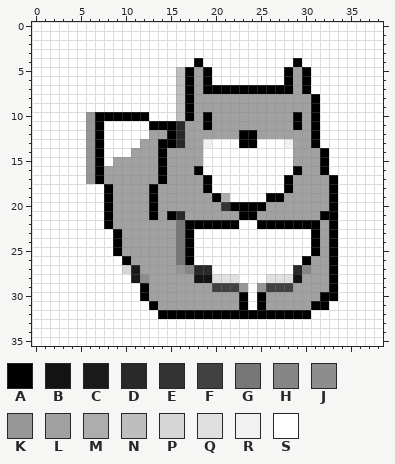
Two versions of one pixel-art sprite, ike_images/small_squirrel_v2.png. The first picture shows the starting point.
The file is 39x36 pixels. Colours within 5 levels of each other are drawn and written as one.
Palette (. is transparent): A #000000  B #131313  C #1a1a1a  D #292929  E #333333  F #414141  G #777777  H #868686  J #8d8d8d  K #969696  L #a1a1a1  M #adadad  N #bebebe  P #d6d6d6  Q #e0e0e0  R #f1f1f1  S #ffffff
Pixels before, first column x 0:
 0 SSSSSSSSSSSSSSSSSSSSSSSSSSSSSSSSSSSSSSS
 1 SSSSSSSSSSSSSSSSSSSSSSSSSSSSSSSSSSSSSSS
 2 SSSSSSSSSSSSSSSSSSSSSSSSSSSSSSSSSSSSSSS
 3 SSSSSSSSSSSSSSSSSSSSSSSSSSSSSSSSSSSSSSS
 4 SSSSSSSSSSSSSSSSSSASSSSSSSSSSASSSSSSSSS
 5 SSSSSSSSSSSSSSSSNALASSSSSSSSALASSSSSSSS
 6 SSSSSSSSSSSSSSSSNALASSSSSSSSALASSSSSSSS
 7 SSSSSSSSSSSSSSSSNALAAAAAAAAAALASSSSSSSS
 8 SSSSSSSSSSSSSSSSNALLLLLLLLLLLLLASSSSSSS
 9 SSSSSSSSSSSSSSSSNALLLLLLLLLLLLLASSSSSSS
10 SSSSSSKAAAAAASSSNALALLLLLLLLLALASSSSSSS
11 SSSSSSKASSSSSAAADLLALLLLLLLLLALASSSSSSS
12 SSSSSSKASSSSSLLADLLLLLLAALLLLLLASSSSSSS
13 SSSSSSKASSSSLLAADLLRSSSAASSSRLLASSSSSSS
14 SSSSSSKASSSLLLALLLLSSSSSSSSSSLLLASSSSSS
15 SSSSSSKASLLLLLALLLLSSSSSSSSSSLLLASSSSSS
16 SSSSSSKALLLLLLALLLASSSSSSSSSSALLASSSSSS
17 SSSSSSKALLLLLLALLLLASSSSSSSSALLLLASSSSS
18 SSSSSSSSALLLLALLLLLASSSSSSSSALLLLASSSSS
19 SSSSSSSSALLLLALLLLLLAMSSSSAALLLLLASSSSS
20 SSSSSSSSALLLLALLLLLLLEAAAALLLLLLLASSSSS
21 SSSSSSSSALLLLALADLLLLLLAALLLLLLLAASSSSS
22 SSSSSSSSALLLLLLLGAAAAAASSAAAAAAALASSSSS
23 SSSSSSSSSALLLLLLGASSSSSSSSSSSSSALASSSSS
24 SSSSSSSSSALLLLLLGASSSSSSSSSSSSSALASSSSS
25 SSSSSSSSSALLLLLLGASSSSSSSSSSSSSALASSSSS
26 SSSSSSSSSSALLLLLGASSSSSSSSSSSSALLASSSSS
27 SSSSSSSSSSPCLLLLKHDDSSSSSSSSSDHLLASSSSS
28 SSSSSSSSSSSCJLLLLLBBQQQSSSQQQBLLLASSSSS
29 SSSSSSSSSSSSALLLLLLLFFFKSKFFFLLLLASSSSS
30 SSSSSSSSSSSSALLLLLLLLLLASALLLLLLAASSSSS
31 SSSSSSSSSSSSSALLLLLLLLLASALLLLLAASSSSSS
32 SSSSSSSSSSSSSSAAAAAAAAAAAAAAAAASSSSSSSS
33 SSSSSSSSSSSSSSSSSSSSSSSSSSSSSSSSSSSSSSS
34 SSSSSSSSSSSSSSSSSSSSSSSSSSSSSSSSSSSSSSS
35 SSSSSSSSSSSSSSSSSSSSSSSSSSSSSSSSSSSSSSS
New version:
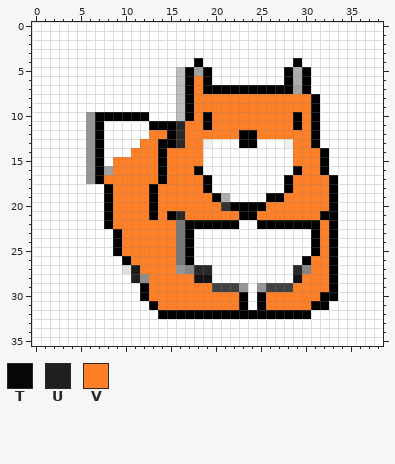
Colours new in this view: T #060606  U #202020  V #ff7f27
Change:
The edit turns colour L into colour M in rows 5 to 6 at x 29.
The edit turns colour P into colour Q in row 27 at x 10.
The edit turns colour Q into colour S in row 28 at x 20 to 22 and 26 to 28.
The edit turns colour A into colour T in row 7 at x 27.
The edit turns colour C into colour U in row 28 at x 11.
The edit turns colour L into colour V in rows 6 to 7 at x 18; in rows 8 to 9 at x 18 to 30; in row 10 at x 18, 20 to 28 and 30; in row 11 at x 17 to 18, 20 to 28 and 30; in row 12 at x 13 to 14, 17 to 22 and 25 to 30; in row 13 at x 12 to 13, 17 to 18 and 29 to 30.
The edit turns colour L into colour V in row 14 at x 11 to 13, 15 to 18 and 29 to 31; in row 15 at x 9 to 13, 15 to 18 and 29 to 31; in row 16 at x 9 to 13, 15 to 17 and 30 to 31; in row 17 at x 8 to 13, 15 to 18 and 29 to 32; in row 18 at x 9 to 12, 14 to 18 and 29 to 32; in row 19 at x 9 to 12, 14 to 19 and 28 to 32.
The edit turns colour L into colour V in row 20 at x 9 to 12, 14 to 20 and 26 to 32; in row 21 at x 9 to 12, 14, 17 to 22 and 25 to 31; in row 22 at x 9 to 15 and 32; in rows 23 to 25 at x 10 to 15 and 32; in row 26 at x 11 to 15 and 31 to 32; in row 27 at x 12 to 15 and 31 to 32.
The edit turns colour L into colour V in row 28 at x 13 to 17 and 30 to 32; in row 29 at x 13 to 19 and 29 to 32; in row 30 at x 13 to 22 and 26 to 31; in row 31 at x 14 to 22 and 26 to 30.
